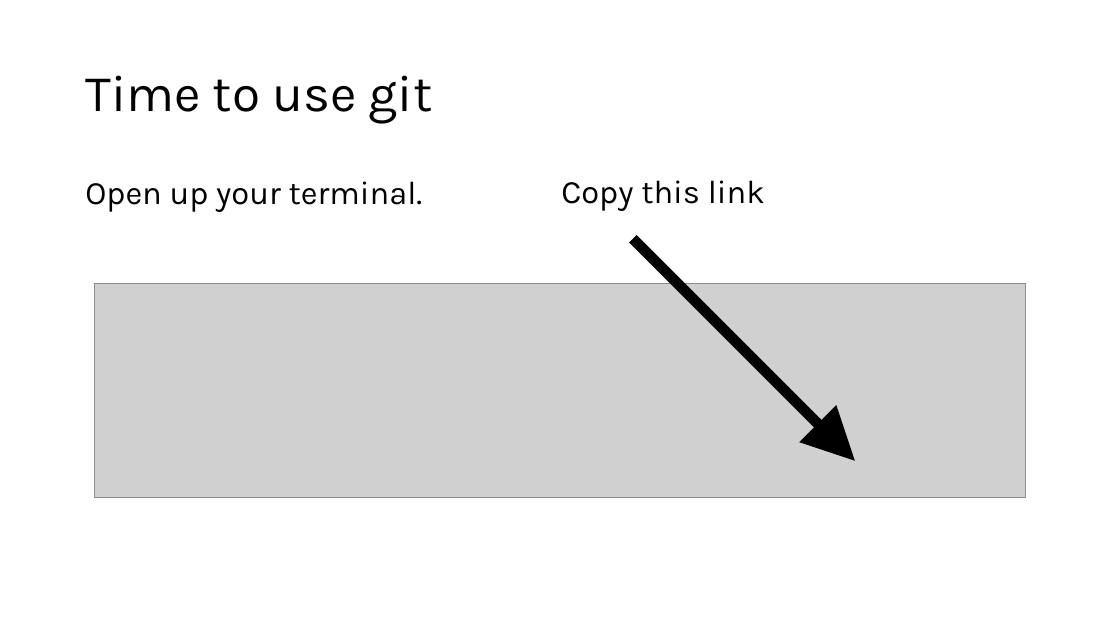
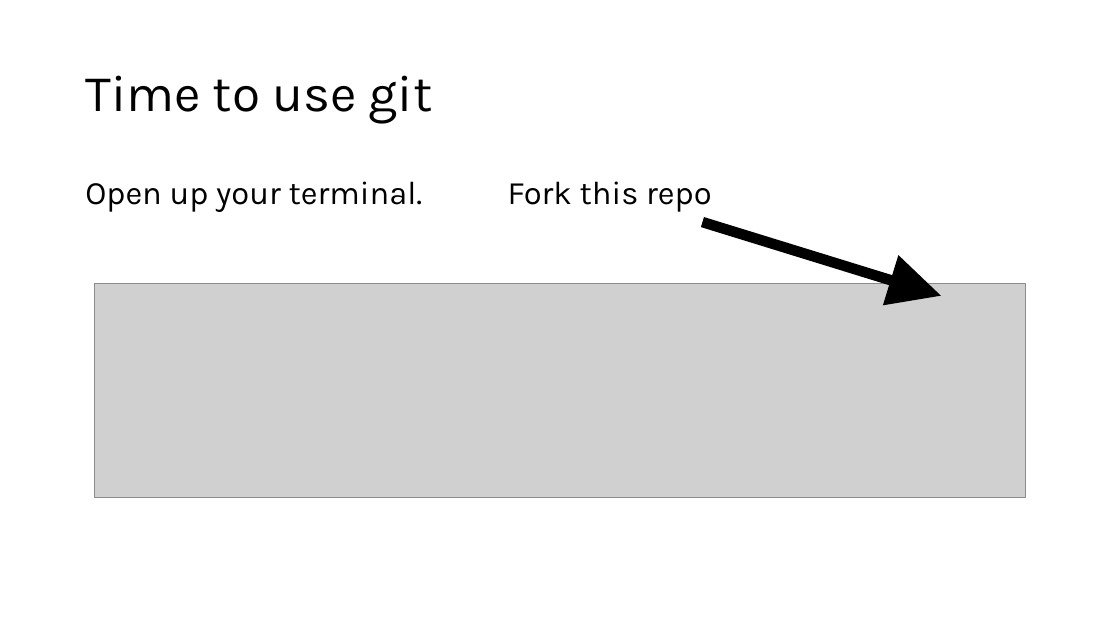
Before and after one commit to theycallmemac/talks, a slide deck: slide 17 of Git/Intro-To-Git/Git.pptx (slide 16 before the commit). Drawn at 1120x630 pixels with LibreOffice and Linux fonts; fonts in the diff are those of the drawing; grey boxes stand for pictures; background and template pictures are left out. Boxes give left, top, right and bottom in pixels: in the first picture for what was removed or moved away, otherwise in the second. Text is boxed around its words. In the diff, an @@ line names an element or a change of style, - is before the commit and + after.

```diff
--- a/Git/Intro-To-Git/Git.pptx
+++ b/Git/Intro-To-Git/Git.pptx
@@ text at (508,181,711,212): text changed @@
-Copy this link
+Fork this repo
@@ arrow moved from (633, 239) - (855, 461) to (702, 222) - (941, 296) @@
```
Also in this commit, not shown: 11 other slides changed, 4 slides added, 2 slides removed, 10 other files.
